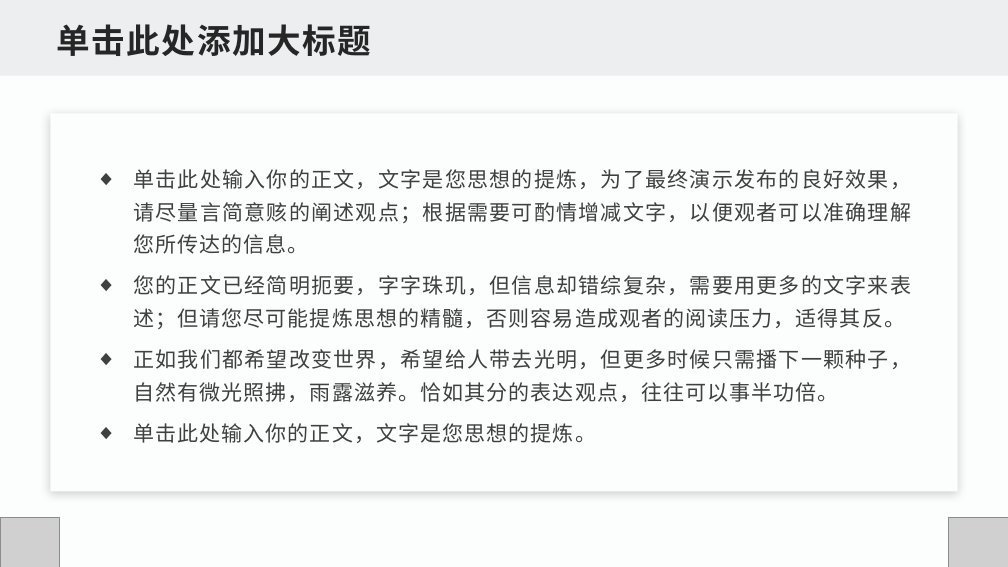
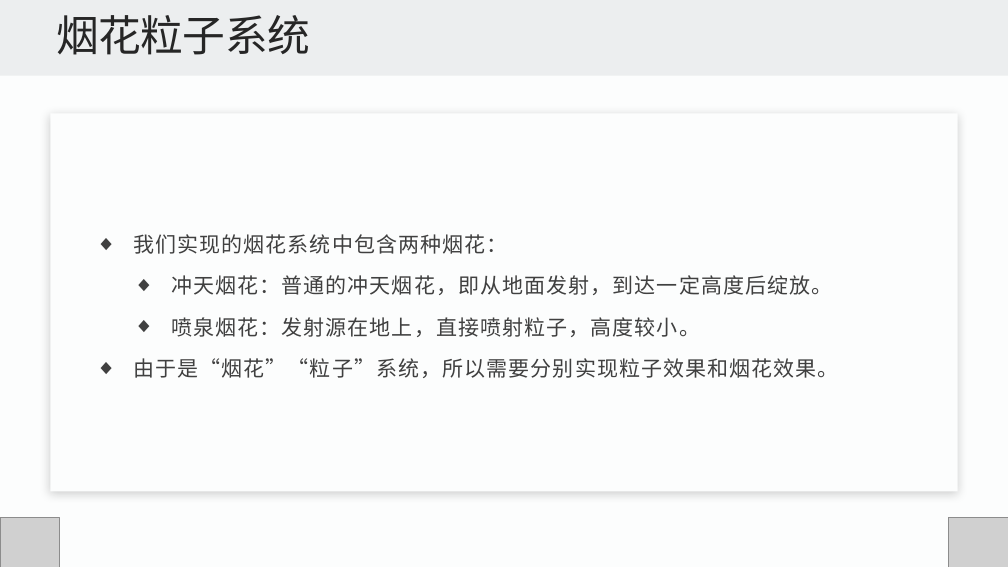
Before and after one commit to Le-Poisson/SYSU-Opengl-School-Badge-Firework, a slide deck: slide 6 of 汇报内容/汇报.pptx. Drawn at 1008x567 pixels with LibreOffice and Linux fonts; fonts in the diff are those of the drawing; grey boxes stand for pictures. Boxes give left, top, right and bottom in pixels: in the first picture for what was removed or moved away, otherwise in the second. Text is boxed around its words. In the diff, an @@ line names an element or a change of style, - is before the commit and + after.

```diff
--- a/汇报内容/汇报.pptx
+++ b/汇报内容/汇报.pptx
@@ text at [56,15,310,55]: text changed; size 32 to 40.7 pt; bold off @@
-单击此处添加大标题
+烟花粒子系统
@@ text at [133,234,839,378]: text changed @@
-◆ 单击此处输入你的正文，文字是您思想的提炼，为了最终演示发布的良好效果，请尽量言简意赅的阐述观点；根据需要可酌情增减文字，以便观者可以准确理解您所传达的信息。
-◆ 您的正文已经简明扼要，字字珠玑，但信息却错综复杂，需要用更多的文字来表述；但请您尽可能提炼思想的精髓，否则容易造成观者的阅读压力，适得其反。
-◆ 正如我们都希望改变世界，希望给人带去光明，但更多时候只需播下一颗种子，自然有微光照拂，雨露滋养。恰如其分的表达观点，往往可以事半功倍。
-◆ 单击此处输入你的正文，文字是您思想的提炼。
+◆ 我们实现的烟花系统中包含两种烟花：
+  ◆ 冲天烟花：普通的冲天烟花，即从地面发射，到达一定高度后绽放。
+  ◆ 喷泉烟花：发射源在地上，直接喷射粒子，高度较小。
+◆ 由于是“烟花”“粒子”系统，所以需要分别实现粒子效果和烟花效果。
```
Also in this commit, not shown: 2 other slides changed, 12 slides added, 3 slides removed, 2 other files.
